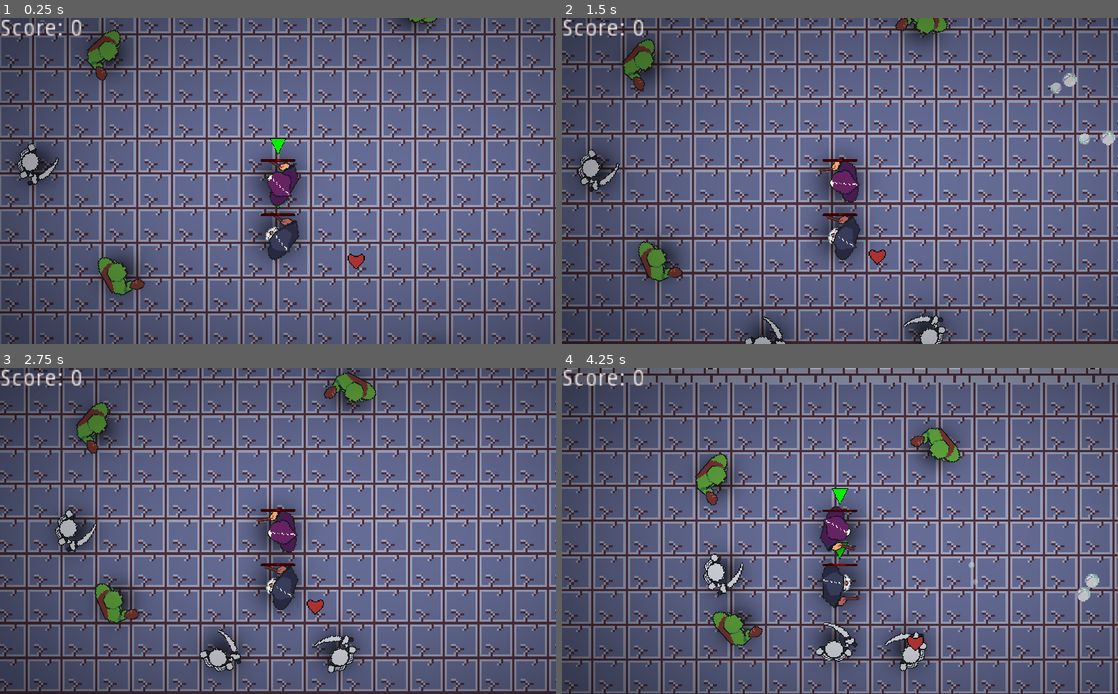
Above: before the commit, frames 1-4 (two rows, left to right).
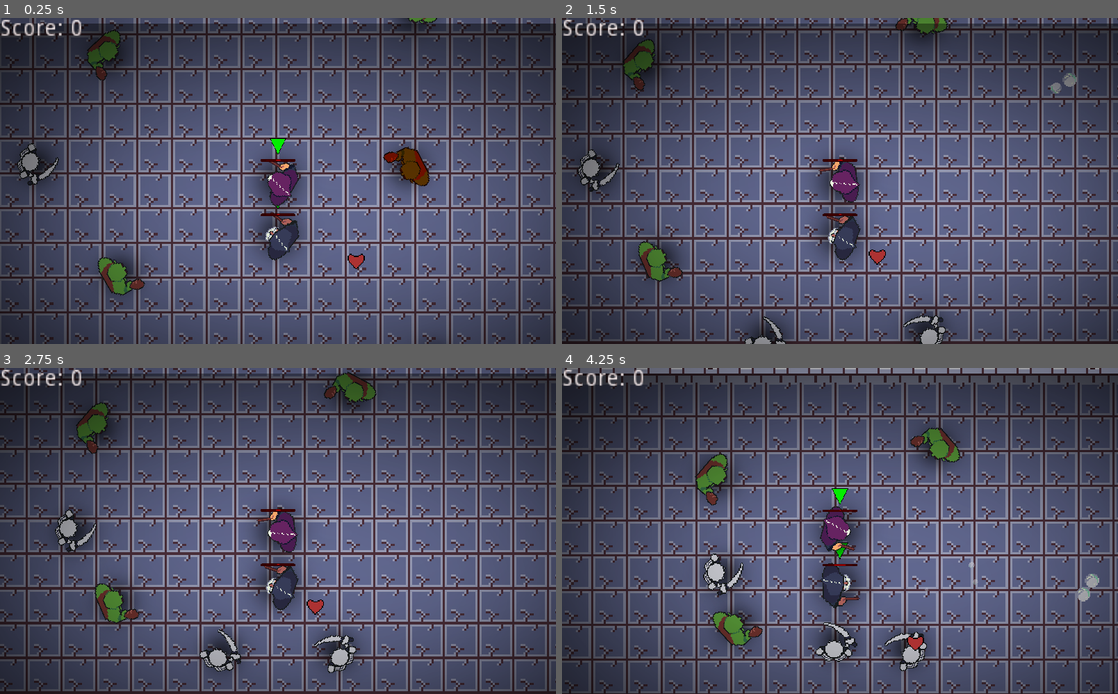
Above: after the commit, the same moments.

Repository: SuperBrainBro/SecondThoughts
Game: Godot game, scene res://Main/Main.tscn
Same seed, same stepped clock (60 frames per second), same inputs: the game is played once before the commit and once after it. The engine's default icon, where the game draws it, is replaced by a stand-in: a white triangle on a blue panel in a dark square.
Inputs (mouse positions are in pixels of both pictures, inside the frame that each line leads up to):
- Up to frame 1 (0.25 s): no input
- Up to frame 2 (1.5 s): move the mouse to (962, 164) at 0.52 s; hold D (move_right) 0.53-1.28 s; click (962, 164) at 0.6 s; move the mouse to (728, 197) at 1.27 s; hold S (move_down) from 1.28 s (still down); tap Tab (change_player) at 1.35 s
- Up to frame 3 (2.75 s): move the mouse to (333, 459) at 2.02 s; release S (move_down) at 2.03 s; hold D (move_right) from 2.03 s (still down); click (333, 459) at 2.1 s
- Up to frame 4 (4.25 s): move the mouse to (812, 596) at 2.77 s; release D (move_right) at 2.78 s; hold W (move_up) 2.78-3.53 s; tap Tab (change_player) at 2.85 s; move the mouse to (1006, 579) at 3.52 s; hold A (move_left) from 3.53 s (still down); click (1006, 579) at 3.6 s

The runs differ from the first frame. In frame 1, 36% of the frame differs, in the area x 0-100%, y 1-100%; in frame 2, 34%; in frame 3, 35%; in frame 4, 35%.
Error before the commit: Trying to assign value of type 'Node2D' to a variable of type 'Camera2D'. (res://Main/Main.gd:11)
Error after the commit: Trying to assign value of type 'Node2D' to a variable of type 'Camera2D'. (res://Main/Main.gd:12)

Commit message:
Added new Enemy: FireArcher

Diff:
--- a/WGJ136/Enemy/Enemy.gd
+++ b/WGJ136/Enemy/Enemy.gd
@@ -1,5 +1,7 @@
 extends Area2D
 class_name Enemy
+
+const FIREBALL_SCENE: PackedScene = preload("res://Enemy/EnemyFireball.tscn")
 
 onready var player1 = $"../../PlayerHolder/Player1"
 onready var player2 = $"../../PlayerHolder/Player2"
@@ -9,6 +11,9 @@
 export var max_health: float
 export var frozen: bool
 
+export var is_ghost: bool
+export var is_fire_archer: bool
+
 onready var health: float = max_health
 
 var target_player
@@ -17,6 +22,7 @@
 	randomize()
 	target_player = player1 if randf() > 0.5 else player2
 	connect("area_entered", self, "on_Enemy_area_entered")
+	$ShootTimer.connect("timeout", self, "shoot")
 	player1.connect("died", self, "queue_free")
 	player2.connect("died", self, "queue_free")
 
@@ -24,8 +30,10 @@
 	if frozen == true:
 		return
 	if target_player:
+		$Sprite.look_at(target_player.position)
+		if is_fire_archer:
+			return
 		position += position.direction_to(target_player.position) * delta * follow_speed
-		$Sprite.look_at(target_player.position)
 		var bodies = get_overlapping_bodies()
 		for body in bodies:
 			if body is Player:
@@ -36,12 +44,23 @@
 		if area.fireMode == true:
 			print("fireMode was fire, so enemy was killed")
 			area.queue_free()
-			queue_free()
+			if not is_fire_archer:
+				queue_free()
 		if area.fireMode == false:
 			print("fireMode was ice, so enemy was frozen")
 			area.queue_free()
+			if is_fire_archer:
+				queue_free()
 			frozen = true
 			$FreezeTimer.start(3)
 
 func _on_FreezeTimer_timeout():
 	frozen = false
+
+func shoot():
+	if not is_fire_archer:
+		return
+	var fireball: EnemyFireball = FIREBALL_SCENE.instance()
+	fireball.position = position
+	fireball.direction = position.direction_to(target_player.position)
+	$"/root/Main/World/FireballHolder".add_child(fireball)
--- a/WGJ136/Enemy/Enemy.tscn
+++ b/WGJ136/Enemy/Enemy.tscn
@@ -21,4 +21,8 @@
 
 [node name="FreezeTimer" type="Timer" parent="."]
 wait_time = 6.0
+
+[node name="ShootTimer" type="Timer" parent="."]
+wait_time = 5.0
+autostart = true
 [connection signal="timeout" from="FreezeTimer" to="." method="_on_FreezeTimer_timeout"]
--- /dev/null
+++ b/WGJ136/Enemy/EnemyFireball.gd
@@ -0,0 +1,15 @@
+extends Area2D
+class_name EnemyFireball
+
+export var direction: Vector2
+export var speed: float = 300
+
+func _ready() -> void:
+	connect("body_entered", self, "on_EnemyFireball_body_entered")
+
+func _physics_process(delta: float) -> void:
+	position += direction * delta * speed
+
+func on_EnemyFireball_body_entered(body: PhysicsBody2D):
+	if body is Player:
+		body.health -= 20
--- /dev/null
+++ b/WGJ136/Enemy/EnemyFireball.tscn
@@ -0,0 +1,19 @@
+[gd_scene load_steps=4 format=2]
+
+[ext_resource path="res://Fireball/fireball.png" type="Texture" id=1]
+[ext_resource path="res://Enemy/EnemyFireball.gd" type="Script" id=2]
+
+[sub_resource type="CircleShape2D" id=1]
+radius = 25.5632
+
+[node name="EnemyFireball" type="Area2D"]
+scale = Vector2( 0.5, 0.5 )
+script = ExtResource( 2 )
+
+[node name="Sprite" type="Sprite" parent="."]
+modulate = Color( 1, 0.980392, 0.980392, 1 )
+texture = ExtResource( 1 )
+
+[node name="CollisionShape2D" type="CollisionShape2D" parent="."]
+position = Vector2( 5.5867, 4.88835 )
+shape = SubResource( 1 )
--- /dev/null
+++ b/WGJ136/Enemy/FireArcher.tscn
@@ -0,0 +1,10 @@
+[gd_scene load_steps=2 format=2]
+
+[ext_resource path="res://Enemy/Enemy.tscn" type="PackedScene" id=1]
+
+[node name="FireArcher" instance=ExtResource( 1 )]
+follow_speed = 5.0
+is_fire_archer = true
+
+[node name="Sprite" parent="." index="1"]
+modulate = Color( 1, 0.329412, 0, 1 )
--- a/WGJ136/Main/Main.gd
+++ b/WGJ136/Main/Main.gd
@@ -4,6 +4,7 @@
 const ENEMY_SCENE: PackedScene = preload("res://Enemy/Enemy.tscn")
 const OGRE_SCENE = preload("res://Enemy/Ogre.tscn")
 const SKELETON_SCENE = preload("res://Enemy/Skeleton.tscn")
+const FIRE_ARCHER_SCENE = preload("res://Enemy/FireArcher.tscn")
 
 onready var player1: Player = $World/PlayerHolder/Player1
 onready var player2: Player = $World/PlayerHolder/Player2
@@ -57,10 +58,13 @@
 func _on_SpawnTimer_timeout():
 	for spawn_location in $"SpawnLocations".get_children():
 		var enemy: Enemy
-		if randf() > 0.5:
+		var rand_num = round(rand_range(0, 3))
+		if rand_num == 0:
 			enemy = OGRE_SCENE.instance()
+		elif rand_num == 1:
+			enemy = SKELETON_SCENE.instance()
 		else:
-			enemy = SKELETON_SCENE.instance()
+			enemy = FIRE_ARCHER_SCENE.instance()
 		enemy.position = spawn_location.position
 		$"/root/Main/World/EnemyHolder".add_child(enemy)
 
--- a/WGJ136/Main/Main.tscn
+++ b/WGJ136/Main/Main.tscn
@@ -11,6 +11,7 @@
 [ext_resource path="res://Objects/Torch.tscn" type="PackedScene" id=9]
 [ext_resource path="res://Enemy/Skeleton.tscn" type="PackedScene" id=10]
 [ext_resource path="res://Dungeon/Dungeon.tscn" type="PackedScene" id=11]
+[ext_resource path="res://Enemy/FireArcher.tscn" type="PackedScene" id=12]
 
 [sub_resource type="TileSet" id=1]
 0/name = "Tileset.png 0"
@@ -163,6 +164,9 @@
 [node name="Skeleton3" parent="World/EnemyHolder" instance=ExtResource( 10 )]
 position = Vector2( -84.1801, 336.721 )
 
+[node name="FireArcher" parent="World/EnemyHolder" instance=ExtResource( 12 )]
+position = Vector2( 239.165, -73.0082 )
+
 [node name="PlayerHolder" type="Node" parent="World"]
 
 [node name="Player1" parent="World/PlayerHolder" instance=ExtResource( 3 )]
@@ -172,7 +176,6 @@
 script = ExtResource( 6 )
 
 [node name="Vignette" type="Node2D" parent="World/PlayerHolder/Player1/Camera2D"]
-visible = false
 scale = Vector2( 0.75, 0.65 )
 
 [node name="Sprite" type="Sprite" parent="World/PlayerHolder/Player1/Camera2D/Vignette"]
@@ -277,7 +280,7 @@
 position = Vector2( 488, 184 )
 
 [node name="SpawnTimer" type="Timer" parent="."]
-wait_time = 5.0
+wait_time = 10.0
 autostart = true
 
 [node name="ScoreTimer" type="Timer" parent="."]
--- a/WGJ136/Player/Player.gd
+++ b/WGJ136/Player/Player.gd
@@ -11,8 +11,8 @@
 export var health: float = 100
 
 export var intendedFireMode: bool = false
+export var is_dead: bool = false
 
-#onready var wand: Sprite = $Wand
 onready var spr: Sprite = $Sprite
 onready var cam1: Camera2D = $"../../PlayerHolder/Player1/Camera2D"
 onready var cam2: Camera2D = $"../../PlayerHolder/Player2/Camera2D"
@@ -20,12 +20,14 @@
 func _process(_delta: float) -> void:
 	($ActiveArrow as Sprite).visible = is_active
 	$HealthBar.value = health
-	if health == 0:
+	if health <= 0:
 		health -= 1
-		is_active = false
+		is_dead = false
 		emit_signal("died")
 		($"../../../ScoreTimer" as Timer).stop()
 		$"../../../CanvasLayer/Control/GameOverScreen".show()
+	if is_dead:
+		is_active = false
 	if Input.is_action_just_pressed("attack") and is_active:
 		var fireball = FIREBALL_SCENE.instance()
 		fireball.direction = position.direction_to(get_global_mouse_position())
--- a/WGJ136/project.godot
+++ b/WGJ136/project.godot
@@ -13,6 +13,11 @@
 "class": "Enemy",
 "language": "GDScript",
 "path": "res://Enemy/Enemy.gd"
+}, {
+"base": "Area2D",
+"class": "EnemyFireball",
+"language": "GDScript",
+"path": "res://Enemy/EnemyFireball.gd"
 }, {
 "base": "Area2D",
 "class": "EnemyOld",
@@ -41,6 +46,7 @@
 } ]
 _global_script_class_icons={
 "Enemy": "",
+"EnemyFireball": "",
 "EnemyOld": "",
 "Fireball": "",
 "Heart": "",
Not shown: 1 places in WGJ136/Main/Main.tscn that only renumber resources
